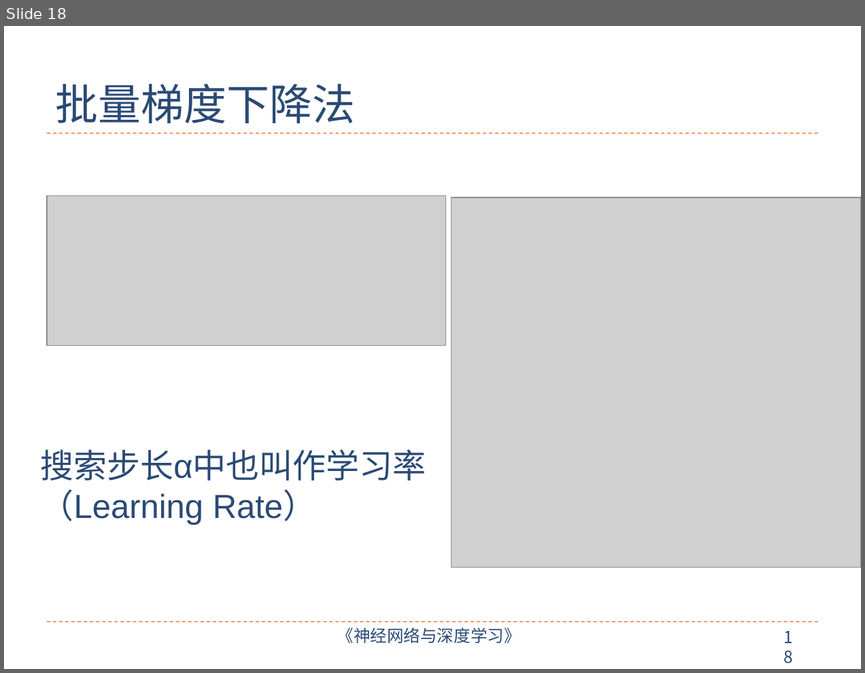
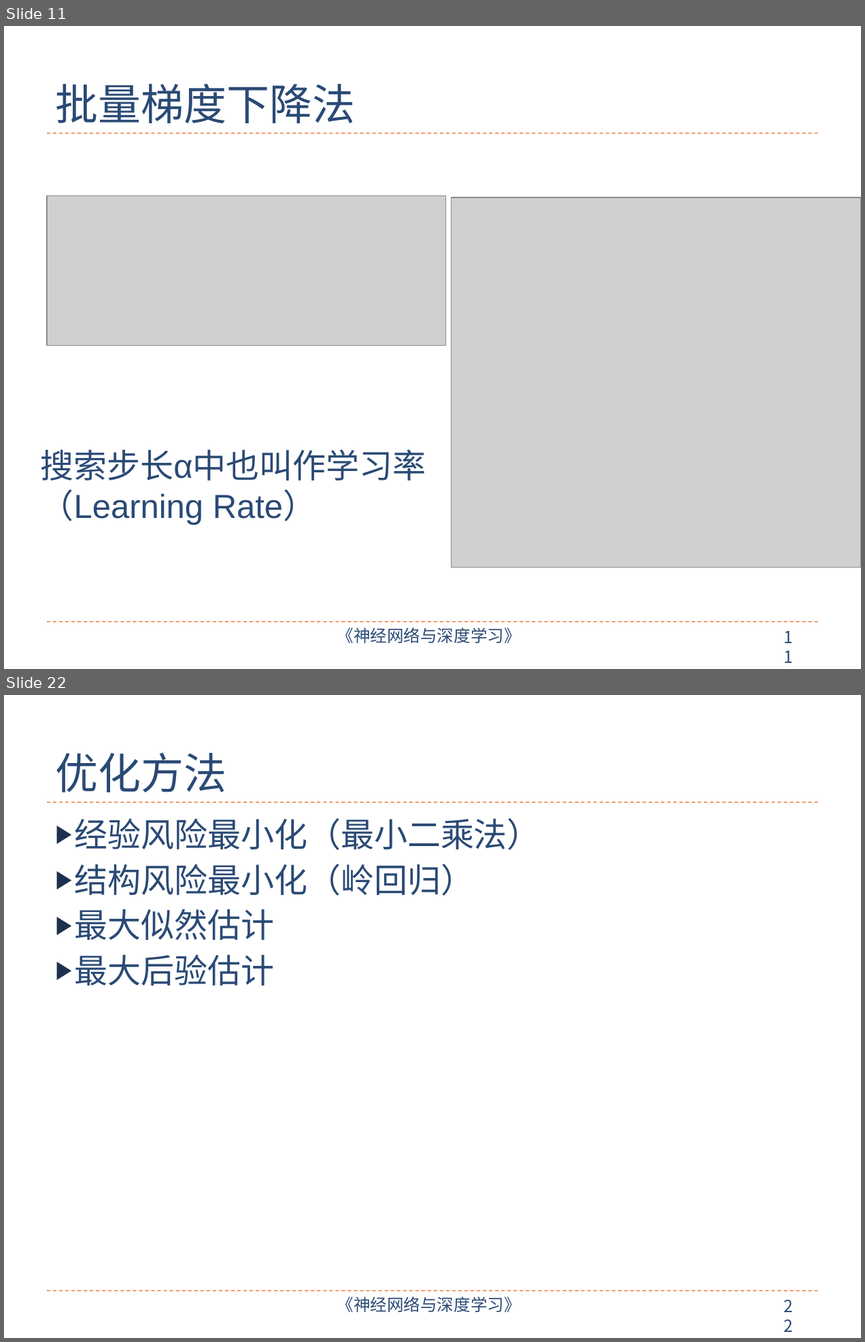
Before and after one commit to nndl/nndl.github.io, a slide deck: ppt/chap-机器学习概述.pptx. Shown one above the other, each under a label of ours: slide 18 before the commit, slides 11 and 22 after it; the slides between them are not shown. The pictures are 865x673 and 865x1342 pixels, drawn with LibreOffice and Linux fonts; fonts in the diff are those of the drawing; grey boxes stand for pictures. Boxes give left, top, right and bottom in pixels: in the first picture for what was removed or moved away, otherwise in the second. Text is boxed around its words. In the diff, an @@ line names an element or a change of style, - is before the commit and + after.

```diff
--- a/ppt/chap-机器学习概述.pptx
+++ b/ppt/chap-机器学习概述.pptx
@@ slide 22 added at <box>4,695,861,1338</box>, background #FFFFFF; not listed: 4 template elements that a slide beside it also shows @@
@@ title added at <box>56,753,227,792</box>, 36 pt, text #2A4A75 @@
+优化方法
@@ text added at <box>75,818,541,985</box>, 28 pt, text #2A4A75 @@
+▶ 经验风险最小化（最小二乘法）
+▶ 结构风险最小化（岭回归）
+▶ 最大似然估计
+▶ 最大后验估计
@@ what was slide 18 is now slide 11 @@
@@ page number at <box>775,622,810,652</box>: text changed @@
-18
+11
```
Also in this commit, not shown: 11 slides changed, 13 other slides added, 5 slides removed, 5 other files.
